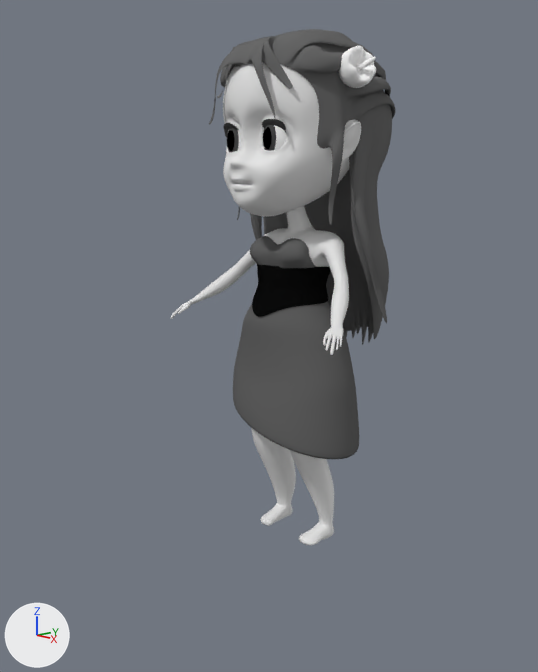
Renders of the Blender file FemaleChibi.blend from each side of a commit.
Before and after are seen from a 50 mm camera at (5.78, -5.36, 4.99) aimed at (-0.22, 0.15, 3.32). Every picture has the same lights, and +X, +Y and +Z are marked at lower left.

The scene before the commit, as lines of its bpy script (objects in view):
```python
ob_body = bpy.data.objects.new('Body', me_cube)
ob_body.location = (0.0, 0.0, 0.0)
ob_dress = bpy.data.objects.new('Dress', me_cylinder_001)
ob_dress.location = (0.0, 0.31, 3.86)
ob_eye = bpy.data.objects.new('Eye', me_sphere)
ob_eye.location = (0.26, -0.17, 5.42)
ob_eye.scale = (1.31, 1.31, 1.31)
ob_eyelash = bpy.data.objects.new('Eyelash', me_cube_002)
ob_eyelash.location = (-0.02, 0.32, 6.02)
ob_eyelash.scale = (1.31, 1.31, 1.31)
ob_flower = bpy.data.objects.new('Flower', me_cylinder)
ob_flower.location = (0.8, 0.33, 6.06)
ob_flower.rotation_euler = (0.127, 1.232, 0.0)  # degrees (7.3, 71, 0)
ob_hair = bpy.data.objects.new('Hair', me_cube_003)
ob_hair.location = (-0.02, 0.32, 6.02)
ob_hair.scale = (1.31, 1.31, 1.31)
ob_head = bpy.data.objects.new('Head', me_cube_001)
ob_head.location = (-0.02, 0.32, 6.02)
ob_head.scale = (1.31, 1.31, 1.31)
```
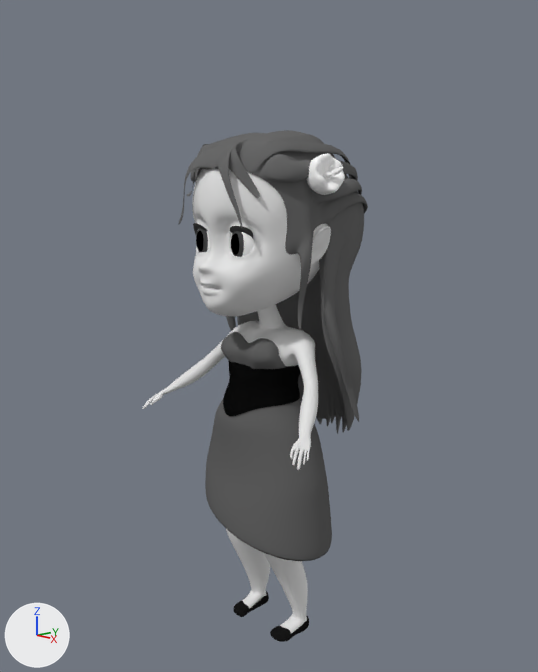
Where the newer file only moved an object's origin or applied its transform, the numbers keep the older frame.

Where the change shows, as pixel boxes (x1, y1, x2, y2) in the pictures (538 x 672 px):
'Hair', moved, rescaled: before (209, 29, 395, 344); after (178, 130, 368, 434)
'Dress', moved: before (233, 236, 359, 459); after (205, 332, 332, 561)
'Head', reshaped, moved, rescaled: before (223, 62, 361, 217); after (193, 168, 331, 317)
'Body', reshaped: before (171, 206, 349, 545); after (143, 304, 318, 633)
'Flower', mesh moved: before (338, 46, 376, 88); after (307, 153, 345, 195)
'Eye', reshaped, moved, rescaled (7% taller): before (227, 125, 287, 152); after (196, 228, 255, 257)
'Shoe', added (black): after (233, 591, 309, 642)
'Eyelash', moved, rescaled: before (224, 119, 286, 137); after (193, 223, 253, 238)

Patch to the scene script:
```diff
--- a/FemaleChibi.blend.py
+++ b/FemaleChibi.blend.py
@@ me_cube_003 @@
 me_cube_003.from_pydata(...)  # 356 vertices, 360 faces; spans x 0.0..0.74, y -0.61..1.25, z -2.41..0.4
 # used by ob_hair; location = (-0.02, 0.32, 6.02); scale = (1.31, 1.31, 1.31)
+# me_cube_003 part 1: the whole mesh is scaled about the mesh origin by 1.31
 me_cube_003.materials.append(mat_hair)
@@ me_cube_002 @@
 me_cube_002.from_pydata(...)  # 28 vertices, 18 faces; spans x 0.138..0.356, y -0.495..-0.387, z -0.442..-0.322
 # used by ob_eyelash; location = (-0.02, 0.32, 6.02); scale = (1.31, 1.31, 1.31)
+# me_cube_002 part 2: the whole mesh is scaled about its middle by 1.31, then moved by (0.076, -0.135, -0.117)
 me_cube_002.materials.append(mat_eyelash)
@@ me_cube_001 @@
 me_cube_001.from_pydata(...)  # 518 vertices, 480 faces; spans x 0.0..0.623, y -0.658..0.568, z -1.058..0.3
 # used by ob_head; location = (-0.02, 0.32, 6.02); scale = (1.31, 1.31, 1.31)
+# me_cube_001 part 3: the whole mesh is multiplied about the mesh origin by the matrix ((1.307, 0.0, 0.0), (0.0, 1.307, 0.0), (0.0, 0.0, 1.307))
@@ me_sphere @@
 me_sphere.from_pydata(...)  # 354 vertices, 384 faces; spans x -0.126..0.126, y -0.109..0.133, z -0.204..0.204
 # used by ob_eye; location = (0.26, -0.17, 5.42); scale = (1.31, 1.31, 1.31)
+# me_sphere part 4: the whole mesh is scaled about the mesh origin by 1.31
 me_sphere.materials.append(mat_eye)
@@ me_cube @@
-me_cube.from_pydata(...)  # 1492 vertices, 1468 faces; spans x 0.0..1.29, y -0.45..0.78, z 1.01..4.9
+me_cube.from_pydata(...)  # 1493 vertices, 1469 faces; spans x 0.0..1.29, y -0.86..0.36, z 0.01..3.9
+# me_cube part 5: 1492 vertices removed from x 0.0..1.29, y -0.45..0.78, z 1.01..4.9; 1493 vertices added at x 0.0..1.29, y -0.86..0.36, z 0.01..3.9
@@ me_cylinder @@
 me_cylinder.from_pydata(...)  # 74 vertices, 95 faces; spans x -0.196..0.238, y -0.19..0.19, z -0.229..0.296
 # used by ob_flower; location = (0.8, 0.33, 6.06); rotation_euler = (0.127, 1.232, 0.0), in degrees (7.3, 71, 0)
+# me_cylinder part 6: the whole mesh is moved by (0.945, -0.457, -0.277)
 me_cylinder.materials.append(mat_flower)
@@ ob_hair @@
 ob_hair = bpy.data.objects.new('Hair', me_cube_003)
-ob_hair.location = (-0.02, 0.32, 6.02)
-ob_hair.scale = (1.31, 1.31, 1.31)
+ob_hair.location = (-0.02, -0.1, 5.01)
 _m = ob_hair.modifiers.new('Mirror', 'MIRROR')
@@ ob_eyelash @@
 ob_eyelash = bpy.data.objects.new('Eyelash', me_cube_002)
-ob_eyelash.location = (-0.02, 0.32, 6.02)
-ob_eyelash.scale = (1.31, 1.31, 1.31)
+ob_eyelash.location = (-0.02, -0.1, 5.01)
 _m = ob_eyelash.modifiers.new('Mirror', 'MIRROR')
@@ ob_head @@
 ob_head = bpy.data.objects.new('Head', me_cube_001)
-ob_head.location = (-0.02, 0.32, 6.02)
-ob_head.scale = (1.31, 1.31, 1.31)
+ob_head.location = (-0.02, -0.1, 5.01)
 _m = ob_head.modifiers.new('Mirror', 'MIRROR')
@@ ob_eye @@
 ob_eye = bpy.data.objects.new('Eye', me_sphere)
-ob_eye.location = (0.26, -0.17, 5.42)
-ob_eye.scale = (1.31, 1.31, 1.31)
+ob_eye.location = (0.26, -0.59, 4.41)
 _m = ob_eye.modifiers.new('Mirror', 'MIRROR')
@@ ob_dress @@
 ob_dress = bpy.data.objects.new('Dress', me_cylinder_001)
-ob_dress.location = (0.0, 0.31, 3.86)
+ob_dress.location = (0.0, -0.11, 2.86)
 _m = ob_dress.modifiers.new('Subsurf', 'SUBSURF')
@@ ob_shoe @@
+ob_shoe = bpy.data.objects.new('Shoe', me_cube_004)  # 472 vertices, 470 faces; spans x 0.219..0.467, y 0.148..0.646, z 1.009..1.149; in mat_shoes (black #181818); modifiers MIRROR, SUBSURF
+ob_shoe.location = (0.0, -0.42, -1.0)
```
